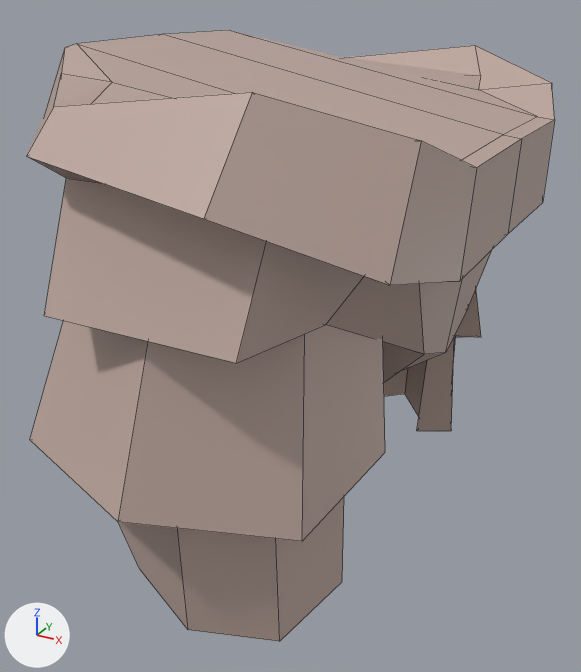
Renders of the FBX model KazgarsRevenge/KazgarsRevenge/KazgarsRevengeContent/Models/Armor/armor_legs_rino.fbx from each side of a commit.
The view is the same before and after, from a camera (50 mm lens) standing at (0.0075, -0.01593, 0.02336) and looking at (-0.00096, -0.00054, 0.01566). The lights are fixed; the arrows at lower left show +X, +Y and +Z. Mesh edges are drawn as thin lines. Where no turn or scale is listed for an object, it has been applied to the vertices.

The first picture shows 'armor_legs_rino'.
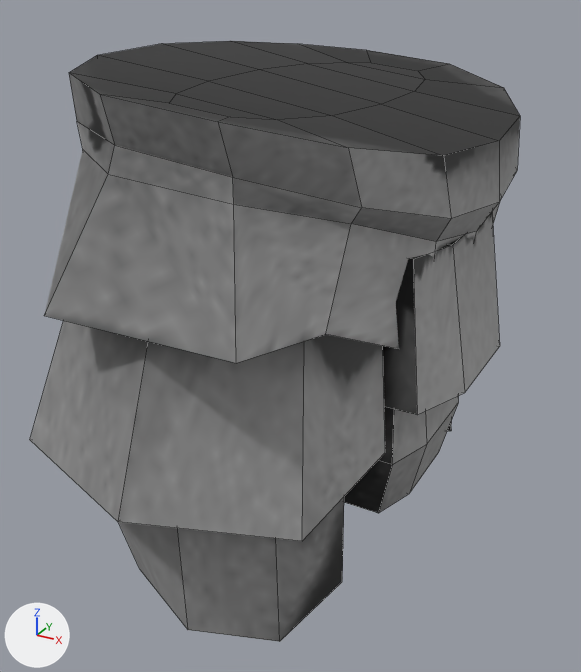
Where the change shows, as pixel boxes (x1, y1, x2, y2) in the pictures (581 x 672 px; the box of a moved part takes in the faces that stretch with it):
'armor_legs_rino', reshaped (7% narrower)
    before: (26, 30, 555, 642)
    after: (30, 41, 520, 642)
part 1 of me_armor_legs_rino, added
    after: (344, 396, 458, 513)
part 2 of me_armor_legs_rino, added
    after: (383, 212, 500, 415)
part 3 of me_armor_legs_rino, moved or reshaped
    before: (26, 30, 555, 382)
    after: (44, 41, 520, 363)
part 4 of me_armor_legs_rino, recoloured
    both: (30, 321, 451, 642)

The change, as a list of edits to the scene's bpy script:
```text
Add img_armor_rino_png:
    img_armor_rino_png = load_image('armor_rino.png', 'armor_rino.png', 512, 512, 'sRGB')
Add mat_armor1__armor_rino:
    mat_armor1__armor_rino = principled_material('armor1__armor_rino')
    mat_armor1__armor_rino.texture = img_armor_rino_png  # with its transparency
Change me_armor_legs_rino:
    used by ob_armor_legs_rino; location = (0.0, 0.0, 0.03786)
    remove me_armor_legs_rino.from_pydata(...)  # 156 vertices, 146 faces; spans x -0.00556..0.00382, y -0.00731..0.00731, z -0.02684..-0.01559
    add me_armor_legs_rino.from_pydata(...)  # 196 vertices, 182 faces; spans x -0.00512..0.00355, y -0.00731..0.00731, z -0.02684..-0.01579
    me_armor_legs_rino part 1: a new loose piece of 24 vertices spanning x 0.00106..0.00276, y -0.00221..0.00221, z -0.02527..-0.02154, in mat_armor1__armor_rino (picture img_armor_rino_png)
    me_armor_legs_rino part 2: a new loose piece of 16 vertices spanning x 0.00138..0.00355, y -0.00266..0.00266, z -0.02222..-0.01912, in mat_armor1__armor_rino (picture img_armor_rino_png)
    me_armor_legs_rino part 3
    62 vertices move from x -0.00556..0.00382, y -0.00684..0.00684, z -0.02014..-0.01559 to x -0.00512..0.00351, y -0.00545..0.00545, z -0.02093..-0.01579
    me_armor_legs_rino part 4: 146 faces spanning x -0.00512..0.00351, y -0.00731..0.00731, z -0.02684..-0.01579 switch from mat_armor1__skeleton (picture img_skeleton_png) to mat_armor1__armor_rino (picture img_armor_rino_png)
```
